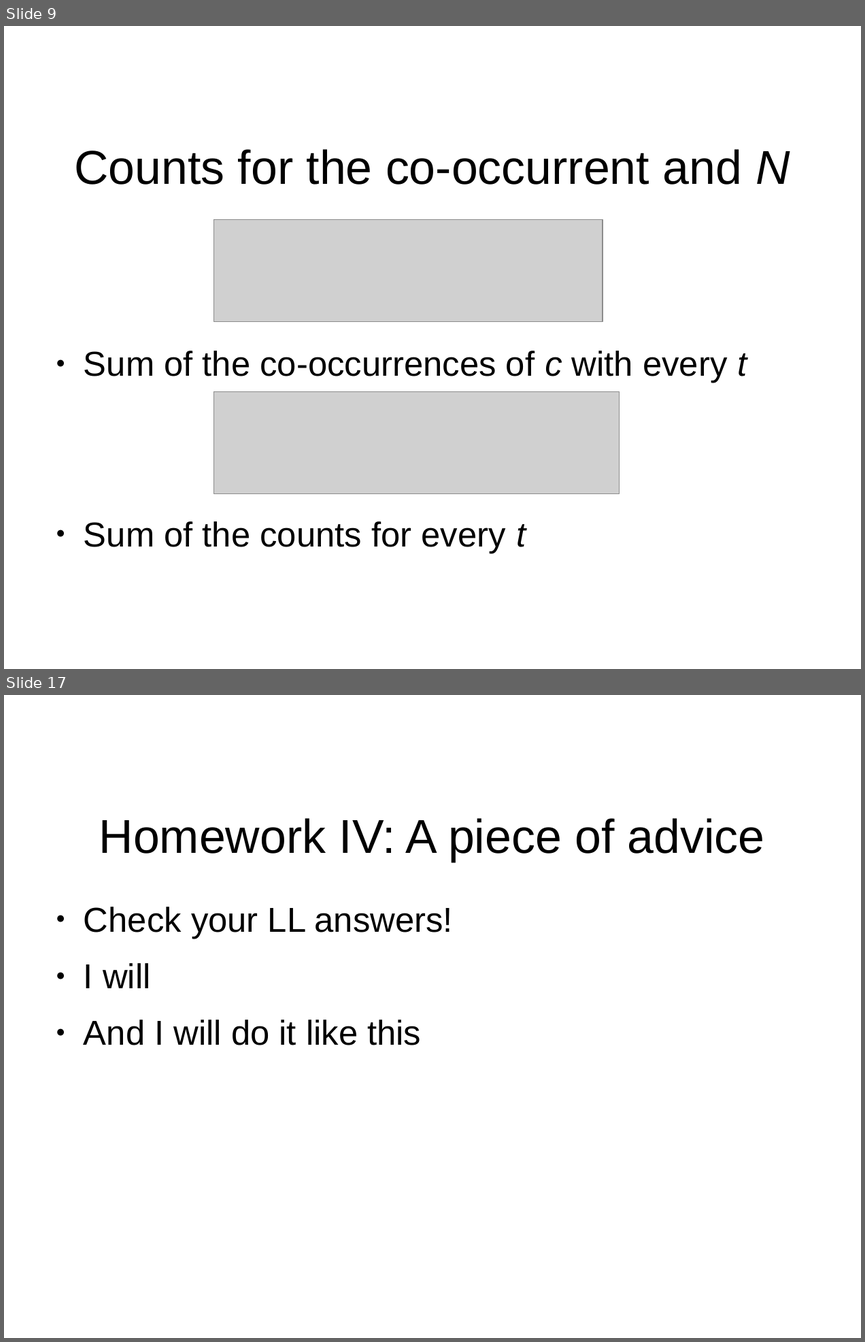
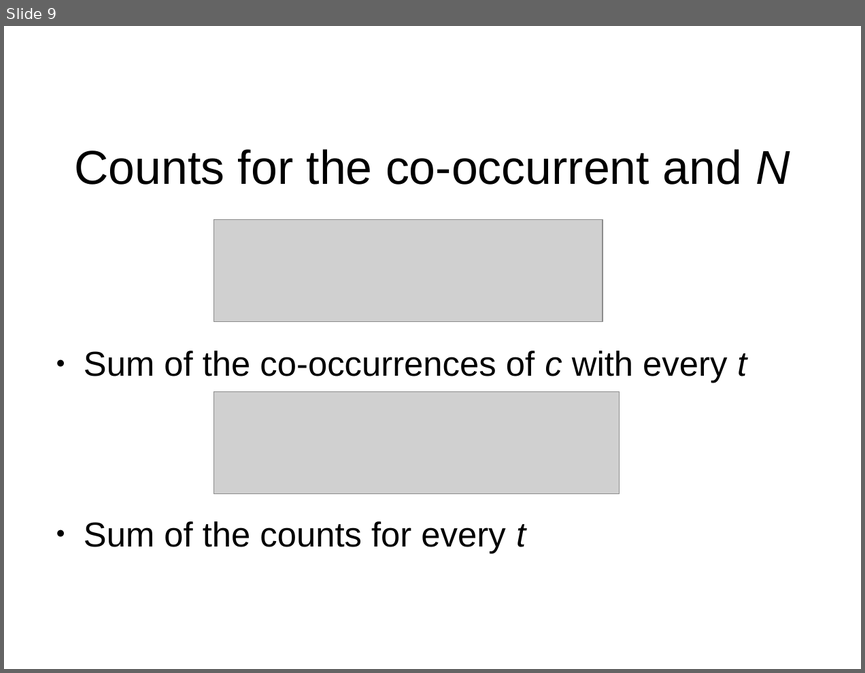
Before and after one commit to sonofmun/ESU-2014, a slide deck: 4b/Statistical Evaluation - Dealing with Context Windows.odp. Shown one above the other, each under a label of ours: slides 9 and 17 before the commit, slide 9 after it; the slides between them are not shown. The pictures are 865x1342 and 865x673 pixels, drawn with LibreOffice and Linux fonts; fonts in the diff are those of the drawing; grey boxes stand for pictures; background and template pictures are left out. Boxes give left, top, right and bottom in pixels: in the first picture for what was removed or moved away, otherwise in the second. Text is boxed around its words. In the diff, an @@ line names an element or a change of style, - is before the commit and + after.

```diff
--- a/4b/Statistical Evaluation - Dealing with Context Windows.odp
+++ b/4b/Statistical Evaluation - Dealing with Context Windows.odp
@@ slide 17 removed at (4,695,861,1338), background #FFFFFF @@
@@ title removed at (99,818,765,862) @@
-Homework IV: A piece of advice
@@ text removed at (84,906,453,1045) @@
-● Check your LL answers!
-● I will
-● And I will do it like this
```
Also in this commit, not shown: 7 other slides removed, 4 other files.
